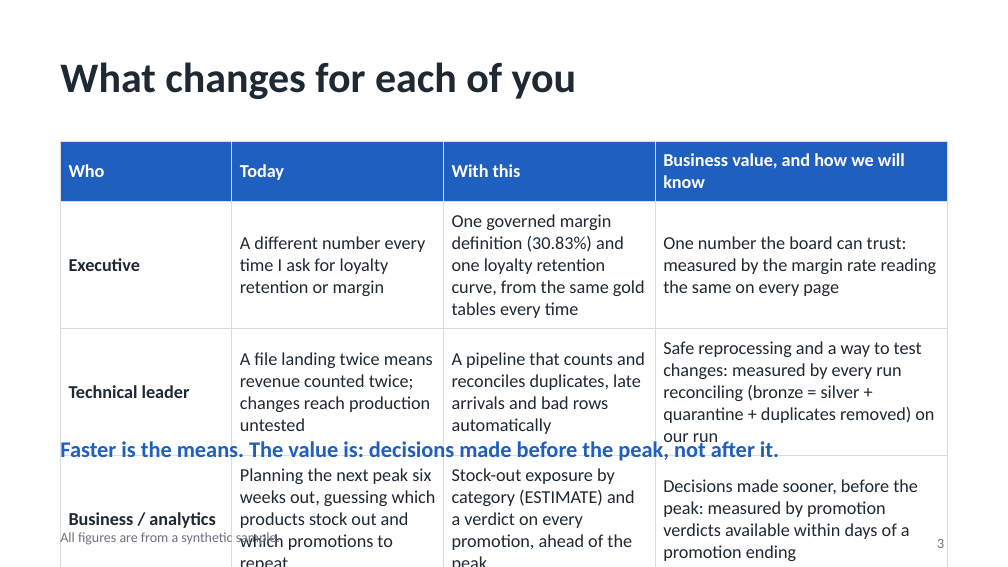
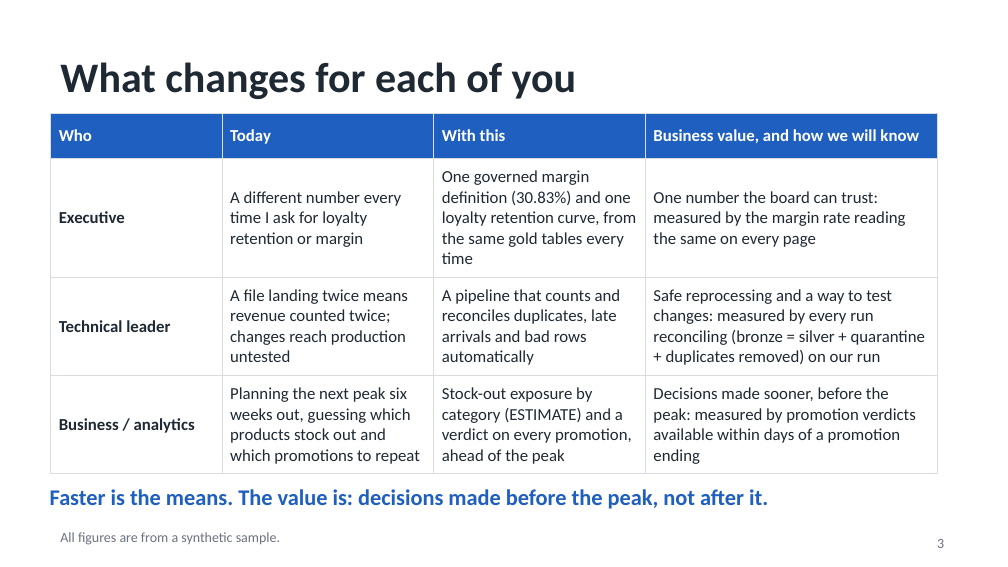
Before and after one commit to jalisyed/r5-drybuild2, a slide deck: slide 3 of deck/Presales_Deck.pptx. Drawn at 1008x567 pixels with LibreOffice and Linux fonts; fonts in the diff are those of the drawing. Boxes give left, top, right and bottom in pixels: in the first picture for what was removed or moved away, otherwise in the second. Text is boxed around its words. In the diff, an @@ line names an element or a change of style, - is before the commit and + after.

```diff
--- a/deck/Presales_Deck.pptx
+++ b/deck/Presales_Deck.pptx
@@ table at [50, 114, 937, 470] @@
@@ size 13 to 12 pt @@
@@ table: place and size @@
-table at [60, 141, 948, 565]
+table at [50, 114, 937, 470]
@@ text "Faster is the means. The ...": place and size @@
-text "Faster is the means. The ..." at [60, 438, 779, 461]
+text "Faster is the means. The ..." at [50, 489, 768, 509]
```
Also in this commit, not shown: 10 other slides changed, 2 slides added, 3 other files.
